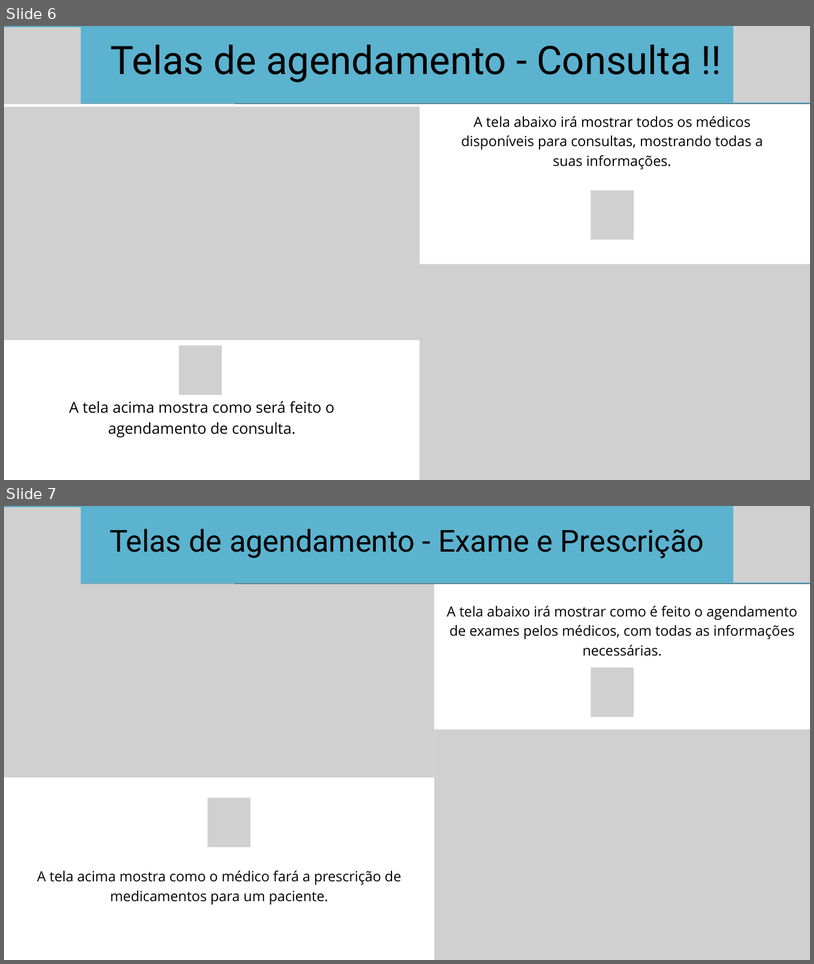
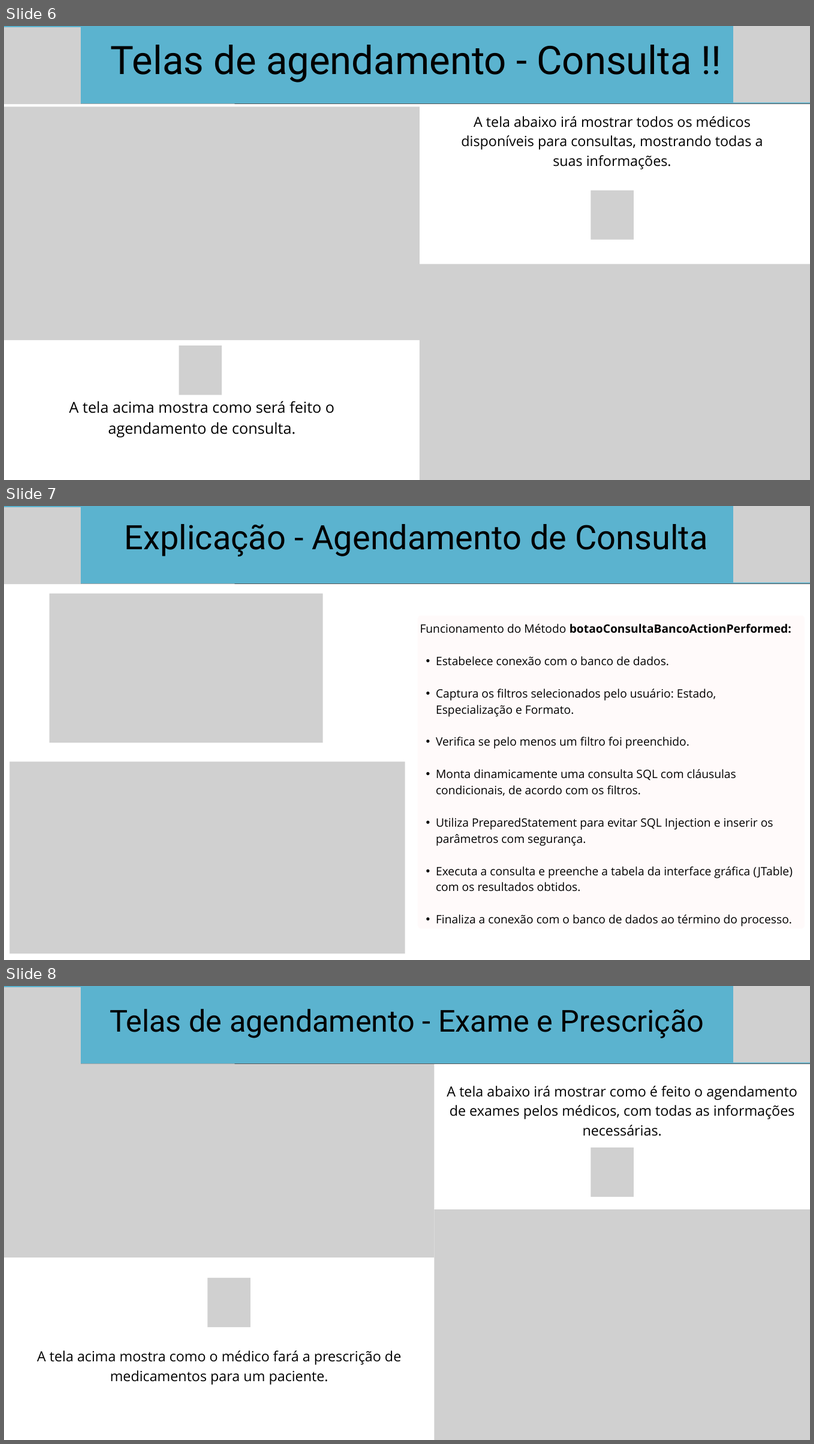
Before and after one commit to Bandclay-j/projeto_integrador_telemedicina, a slide deck: documentacao/TeleMedicina.pptx. Shown one above the other, each under a label of ours: slides 6 and 7 before the commit, slides 6, 7 and 8 after it. The pictures are 814x964 and 814x1444 pixels, drawn with LibreOffice and Linux fonts; fonts in the diff are those of the drawing; grey boxes stand for pictures. Boxes give left, top, right and bottom in pixels: in the first picture for what was removed or moved away, otherwise in the second. Text is boxed around its words. In the diff, an @@ line names an element or a change of style, - is before the commit and + after.

```diff
--- a/documentacao/TeleMedicina.pptx
+++ b/documentacao/TeleMedicina.pptx
@@ slide 7 added at bbox=[4, 506, 810, 960], background #FFFFFF @@
@@ freeform shape added at bbox=[4, 506, 810, 583], fill #5BB3CF @@
@@ picture added at bbox=[4, 507, 81, 584] @@
@@ picture added at bbox=[734, 506, 810, 582] @@
@@ text added at bbox=[125, 524, 708, 556], 60 pt, text #000000 @@
+Explicação - Agendamento de Consulta
@@ line added from (4, 583) to (810, 583), #000000 1.5 pt @@
@@ picture added at bbox=[49, 594, 323, 742] @@
@@ freeform shape added at bbox=[418, 615, 805, 928], fill #FFF9F9 at 72% opacity @@
@@ text added at bbox=[420, 624, 792, 926], 20.6 pt, text #000000 @@
+Funcionamento do Método botaoConsultaBancoActionPerformed:
+  • Estabelece conexão com o banco de dados.
+  • Captura os filtros selecionados pelo usuário: Estado, Especialização e Formato.
+  • Verifica se pelo menos um filtro foi preenchido.
+  • Monta dinamicamente uma consulta SQL com cláusulas condicionais, de acordo com os filtros.
+  • Utiliza PreparedStatement para evitar SQL Injection e inserir os parâmetros com segurança.
+  • Executa a consulta e preenche a tabela da interface gráfica (JTable) com os resultados obtidos.
+  • Finaliza a conexão com o banco de dados ao término do processo.
@@ picture added at bbox=[9, 761, 405, 953] @@
@@ what was slide 7 is now slide 8 @@
```
Also in this commit, not shown: 6 slides changed, 9 other slides added.
